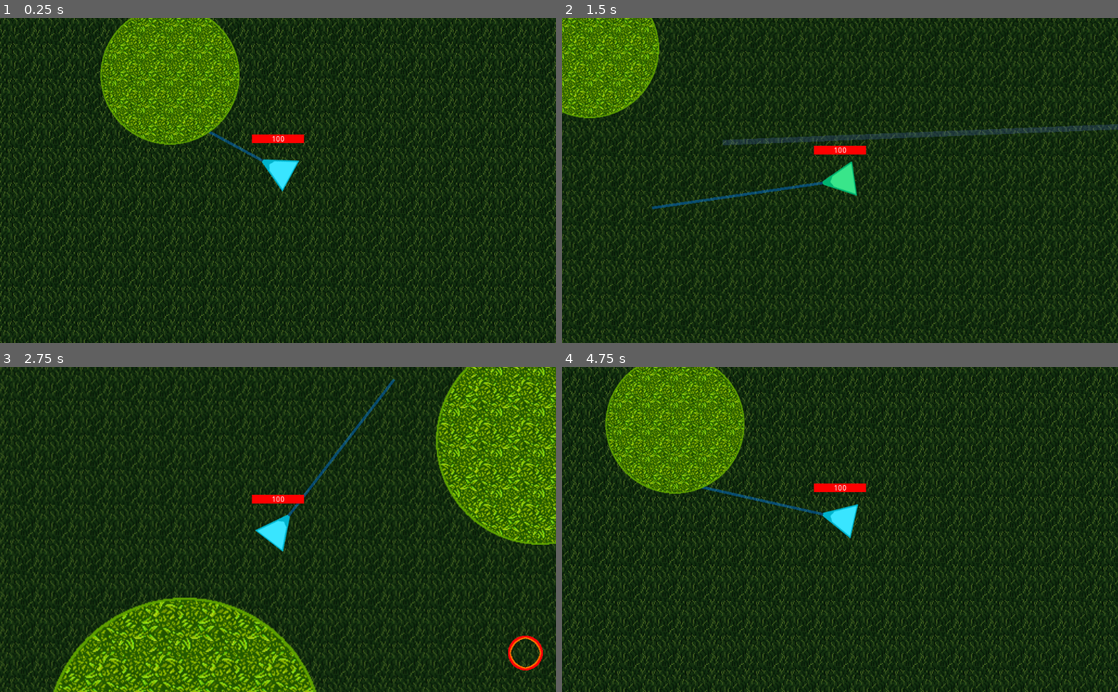
Above: before the commit, frames 1-4 (two rows, left to right).
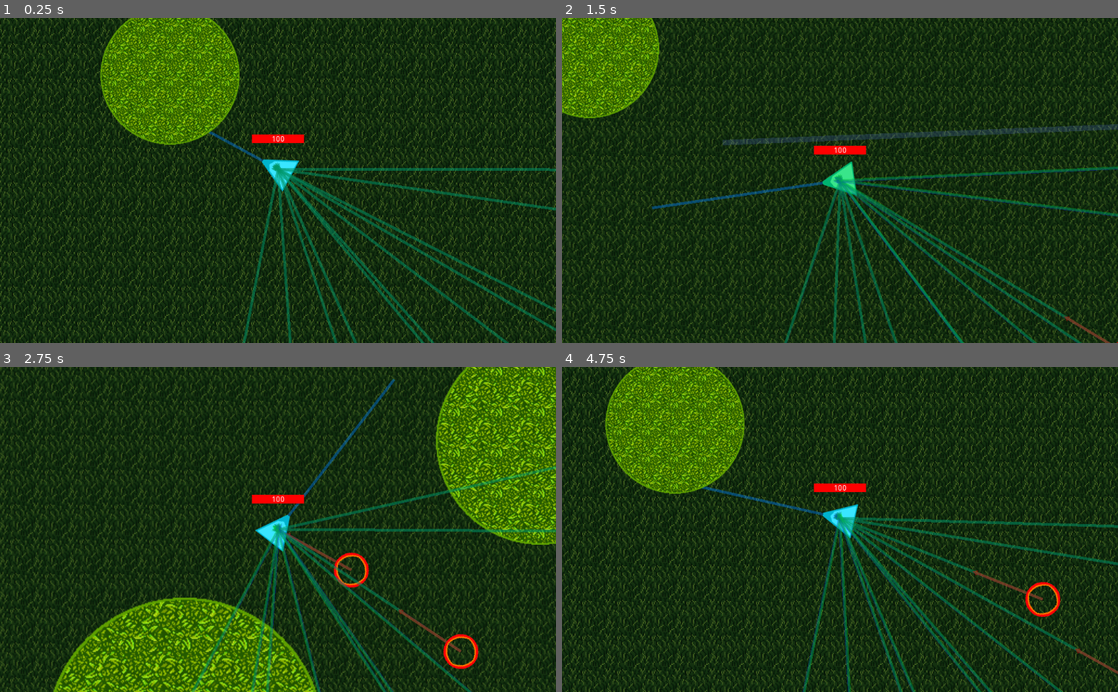
Above: after the commit, the same moments.

Repository: concernedsyndicate/AI
Game: Godot game, scene res://MainScene.tscn
Same seed, same stepped clock (60 frames per second), same inputs: the game is played once before the commit and once after it.
Inputs (mouse positions are in pixels of both pictures, inside the frame that each line leads up to):
- Up to frame 1 (0.25 s): no input
- Up to frame 2 (1.5 s): tap Enter at 0.5 s; move the mouse to (962, 164) at 0.52 s; hold Right (right) 0.53-1.28 s; click (962, 164) at 0.67 s; move the mouse to (728, 196) at 1.27 s; hold S (down) from 1.28 s (still down)
- Up to frame 3 (2.75 s): move the mouse to (333, 458) at 2.02 s; release S (down) at 2.03 s; hold Right (right) from 2.03 s (still down)
- Up to frame 4 (4.75 s): move the mouse to (812, 594) at 2.77 s; release Right (right) at 2.78 s; hold Up (up) 2.78-3.53 s; click (812, 594) at 2.92 s; move the mouse to (1006, 578) at 3.52 s; hold Left (left) from 3.53 s (still down); move the mouse to (673, 480) at 4.27 s

The runs differ from the first frame. In frame 1, 3.9% of the frame differs, in the area x 43-100%, y 44-100%; in frame 2, 3.8%; in frame 3, 4.2%; in frame 4, 4.4%.
Error before the commit: Parse Error: The identifier "A" isn't declared in the current scope. (res://Scripts/Monster.gd:119)

Commit message:
Obstacle Avoidance c.d
fixes + Calculating the Steering Force

Diff:
--- a/Scripts/Monster.gd
+++ b/Scripts/Monster.gd
@@ -13,6 +13,7 @@
 var radius = 32 #
 
 func _ready():
+	speed = 0
 	max_speed = 130
 
 func _process(delta):
@@ -21,7 +22,8 @@
 	#velocity += seek(target.position)
 	#velocity += flee(target.position)
 	#velocity += arrive(target.position, 2)
-	velocity += pursuit(target.position)
+	#velocity += pursuit(target.position)
+	velocity += obstacle_avoidance(get_tree().get_nodes_in_group("obstacles"))
 	speed = velocity.length()
 	position += velocity * delta
 	#rotation = velocity.angle()
@@ -79,52 +81,71 @@
 	#now seek to the predicted future position of the evader
 	return seek(target_position + target.velocity * look_ahead_time)
 
-func obstacle_avoidance(obstacles): #przy wywolaniu getTree.getNodesingroup(obstacles)
+func obstacle_avoidance(obstacles): #przy wywolaniu get_tree().get_nodes_in_group("obstacles")
 
-	#the detection box length is proportional to the agent's velocity
+	#length ~ velocity, min = 400
 	var detection_box_length = min_detection_box_length + (speed/max_speed) * min_detection_box_length
 
 
-	#tag all obstacles within range of the box for processing
+	#tag all obstacles within range of the box for processing -
 #	m_pVehicle->World()->TagObstaclesWithinViewRange(m_pVehicle, detection_box_length)
 
-	#this will keep track of the closest intersecting obstacle (CIB)
+	#for keeping track of the closest intersecting obstacle (CIB)
 	var closest_intersecting_obstacle
 
-	#this will be used to track the distance to the CIB
-	var dist_to_closest_ip = 999999999999999999999999999999999999999999999.0 # jak w godocie jest maxvalue
-	#this will record the transformed local coordinates of the CIB
+	#for tracking the distance to CIB
+	var dist_to_closest_ip = 99999999999999999999999999999999999999.0 # jak w godocie jest maxvalue?
+
+	#for recording transformed local coordinates of the CIB
 	var local_pos_of_closest_obstacle = Vector2()
-	for obstacle in get_tree().get_nodes_in_group("obstacles"):
-		#if the obstacle has been tagged within range proceed
-		if (obstacle.global_position - global_position).length_squared() < 600:
+
+	for obstacle in obstacles:
+		#proceed if obstacle tagged within range
+		if (obstacle.global_position - global_position).length_squared() < detection_box_length:
 			#calculate this obstacle's position in local space
 			#var LocalPos = Vector2(PointToLocalSpace(obstacle.position, velocity, m_pVehicle->Side(), m_pVehicle->Pos()))
-			#masz jakis pomysl po co tej funkcji bylo tyle parametrów(side i vel)?
+			#po co tej funkcji z ksiazki bylo side i vel?
 			var local_pos = obstacle.global_position - global_position
-			#if the local position has a negative x value then it must lay behind the agent. (in which case it can be ignored)
+			#if local_pos has a negative x value then it lays behind agent (and can be ignored)
 			if (local_pos.x >= 0):
-				#if the distance from the x axis to the object's position is less than its radius
-				# + half the width of the detection box then there is a potential intersection.
+				#potential intersection if dist. from x axis to obj_pos < its radius + half width of detection box
 				var expanded_radius = obstacle.radius + radius
 				if (abs(local_pos.y) < expanded_radius):
-					#now to do a line/circle intersection test. The center of the circle is represented by (cX, cY).
-					#The intersection points are given by the formula x = cX +/-sqrt(r^2-cY^2) for y=0.
-					#We only need to look at the smallest positive value of x because that will be the closest point of intersection.
+					#Line/circle intersection test. Center of circle = (cX, cY).
+					#intersection points given by the formula x = cX +/-sqrt(r^2-cY^2) for y=0.
+					#only need to look at the smallest positive value of x bec that will be the closest point of intersection.
 					var cX = local_pos.x
 					var cY = local_pos.y
-					#we only need to calculate the sqrt part of the above equation once
+					#only need to calculate the sqrt part of the above equation once
 					var sqrt_part = sqrt(expanded_radius*expanded_radius - cY*cY)
 
-					var ip = A - sqrt_part
+					var ip = cX - sqrt_part
 					if (ip <= 0):
-						ip = A + sqrt_part
+						ip = cX + sqrt_part
 					#test to see if this is the closest so far. If it is, keep a
 					#record of the obstacle and its local coordinates
 					if (ip < dist_to_closest_ip):
 						dist_to_closest_ip = ip
 						closest_intersecting_obstacle = obstacle
 						local_pos_of_closest_obstacle = local_pos
+
+	#if intersecting obstacle found, calculate a steering force away from it
+	var steering_force = Vector2()
+	if(closest_intersecting_obstacle):
+		#the closer the agent is to an object, the stronger the steering force should be
+		var multiplier = 1.0 + (detection_box_length - local_pos_of_closest_obstacle.x) / detection_box_length
+		#calculate the lateral force
+
+		steering_force.y = (closest_intersecting_obstacle.radius - local_pos_of_closest_obstacle.y) * multiplier
+		#apply a braking force ~ to obstacle’s distance from the vehicle
+
+		var braking_weight = 0.2
+		steering_force.x = (closest_intersecting_obstacle.radius - local_pos_of_closest_obstacle.x) * braking_weight
+	else:
+		return pursuit(target.position)
+	#finally, convert the steering vector from local to world space
+#	return VectorToWorldSpace(SteeringForce, m_pVehicle->Heading(), m_pVehicle->Side())
+	return steering_force + global_position
 
 func _draw():
 	draw_set_transform(Vector2(), -rotation, Vector2(1, 1))
